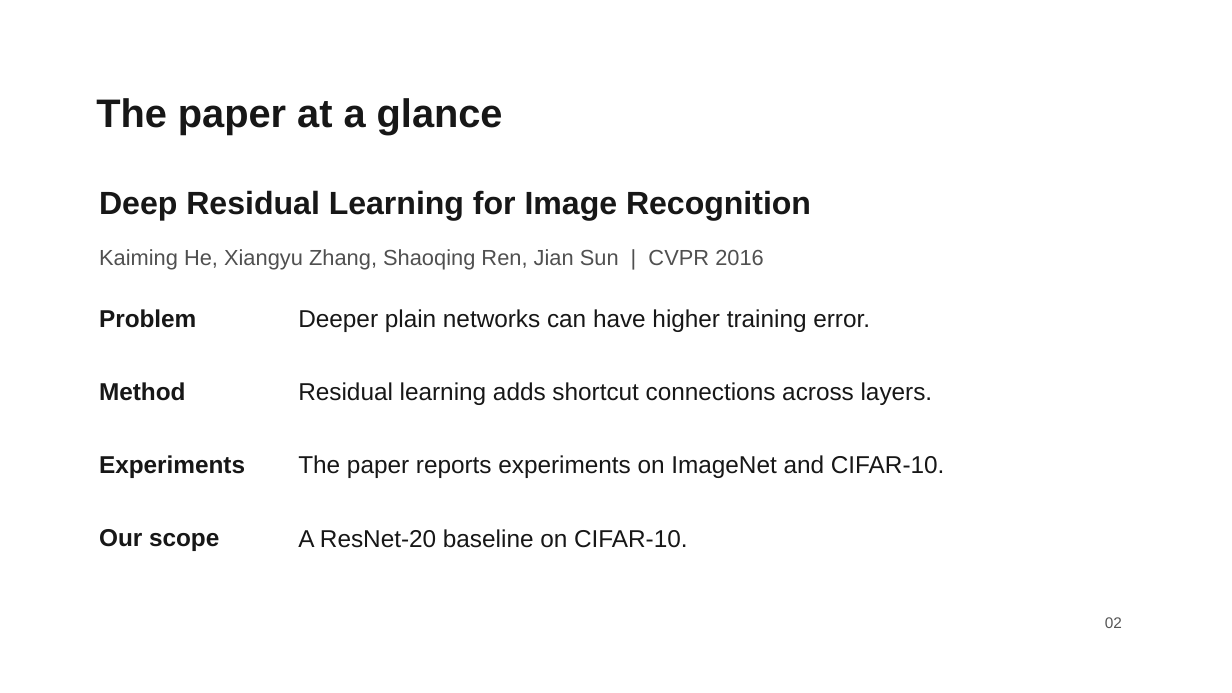
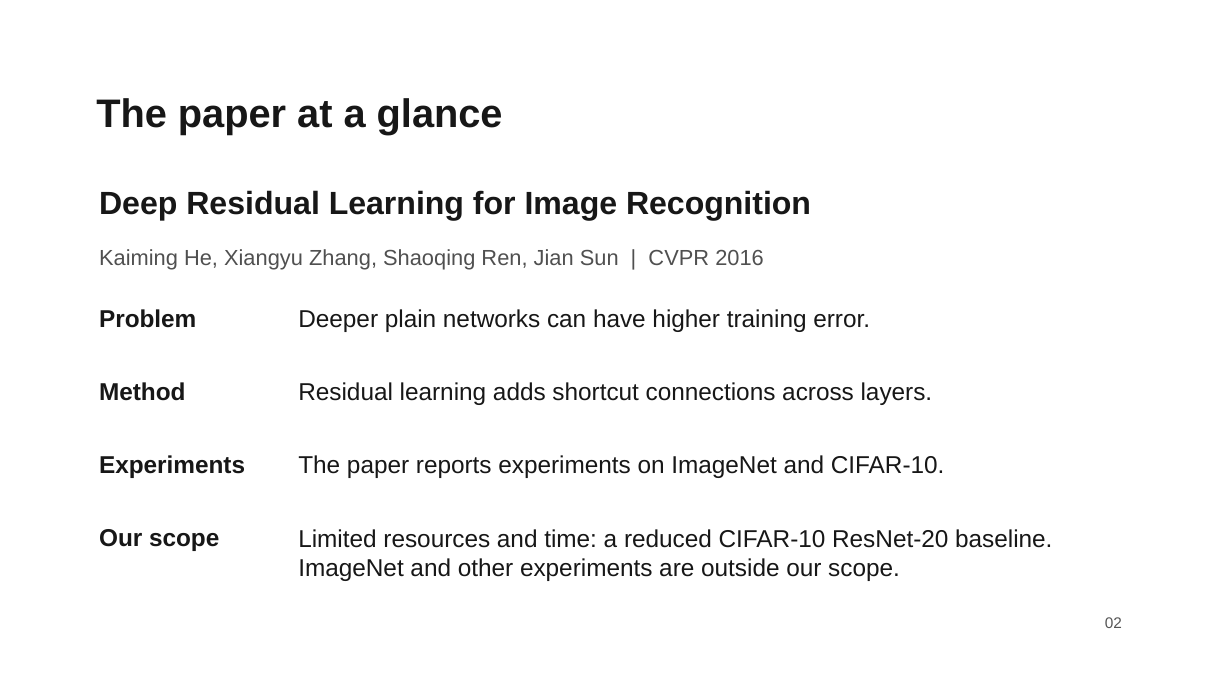
Before and after one commit to liuyanze910-svg/miae01-resnet-replication, a slide deck: slide 2 of docs/slides/week4_a_background_methods.pptx. Drawn at 1232x693 pixels with LibreOffice and Linux fonts; fonts in the diff are those of the drawing; background and template pictures are left out. Boxes give left, top, right and bottom in pixels: in the first picture for what was removed or moved away, otherwise in the second. Text is boxed around its words. In the diff, an @@ line names an element or a change of style, - is before the commit and + after.

Commit message:
2260032041 SuSiying Week4 clarify reduced replication scope

```diff
--- a/docs/slides/week4_a_background_methods.pptx
+++ b/docs/slides/week4_a_background_methods.pptx
@@ text at bbox=[298, 529, 1052, 581]: text changed @@
-A ResNet-20 baseline on CIFAR-10.
+Limited resources and time: a reduced CIFAR-10 ResNet-20 baseline.
+ImageNet and other experiments are outside our scope.
```
Also in this commit, not shown: 2 other slides changed.
